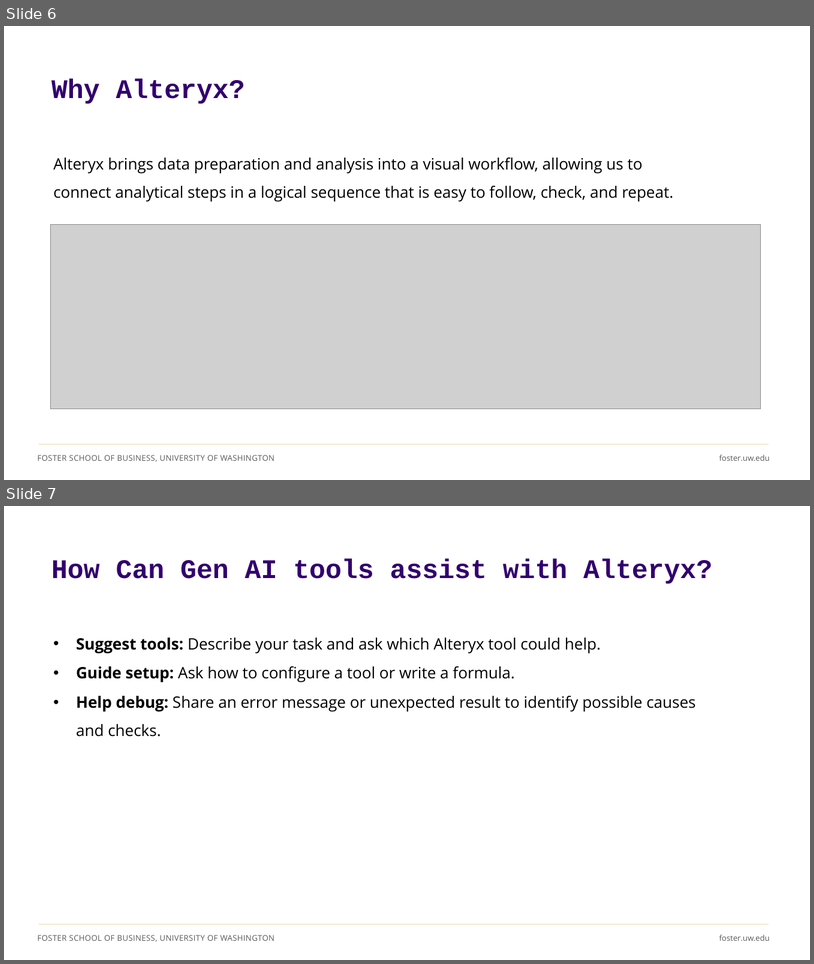
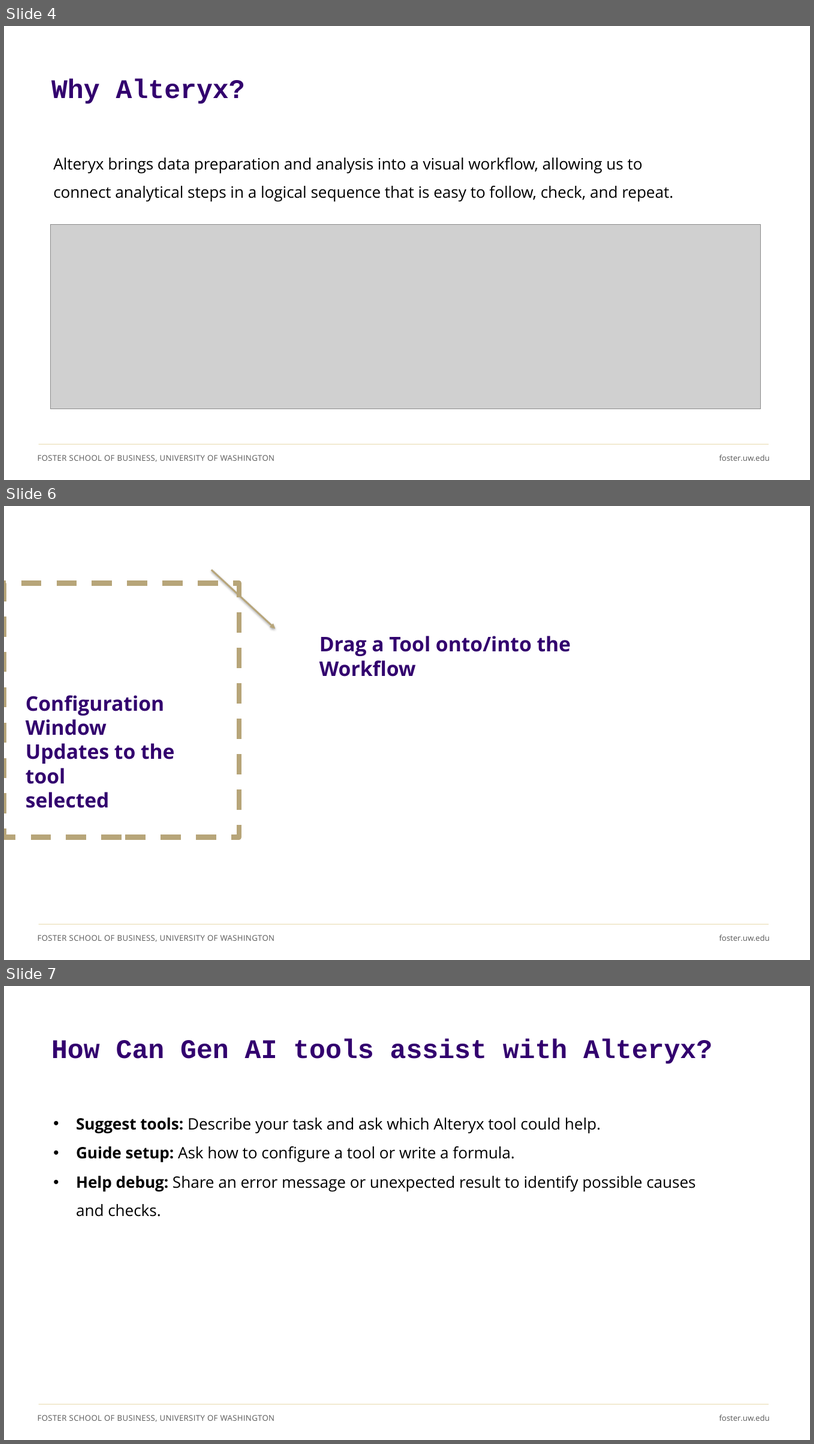
Before and after one commit to ashercurtis/slides.io, a slide deck: ACCTG320/ACCTG320Class10_2026.pptx. Shown one above the other, each under a label of ours: slides 6 and 7 before the commit, slides 4, 6 and 7 after it; the slides between them are not shown. The pictures are 814x964 and 814x1444 pixels, drawn with LibreOffice and Linux fonts; fonts in the diff are those of the drawing; grey boxes stand for pictures; background and template pictures are left out. Boxes give left, top, right and bottom in pixels: in the first picture for what was removed or moved away, otherwise in the second. Text is boxed around its words. In the diff, an @@ line names an element or a change of style, - is before the commit and + after.

```diff
--- a/ACCTG320/ACCTG320Class10_2026.pptx
+++ b/ACCTG320/ACCTG320Class10_2026.pptx
@@ slide 6 added at box(4, 506, 810, 960), background picture (left out); not listed: 3 template elements that a slide beside it also shows @@
@@ arrow added from (212, 570) to (276, 629), #B7A579 2 pt @@
@@ rectangle added at box(4, 583, 239, 838), outline #B7A579 6 pt dashed @@
@@ text added at box(320, 636, 572, 676), 24 pt, text #32006E, bold @@
+Drag a Tool onto/into the Workflow
@@ text added at box(26, 695, 174, 808), 24 pt, text #32006E, bold @@
+Configuration Window
+Updates to the tool
+selected
@@ what was slide 6 is now slide 4 @@
```
Also in this commit, not shown: 2 slides changed, 13 other slides added, 3 slides removed, 1 other file.
